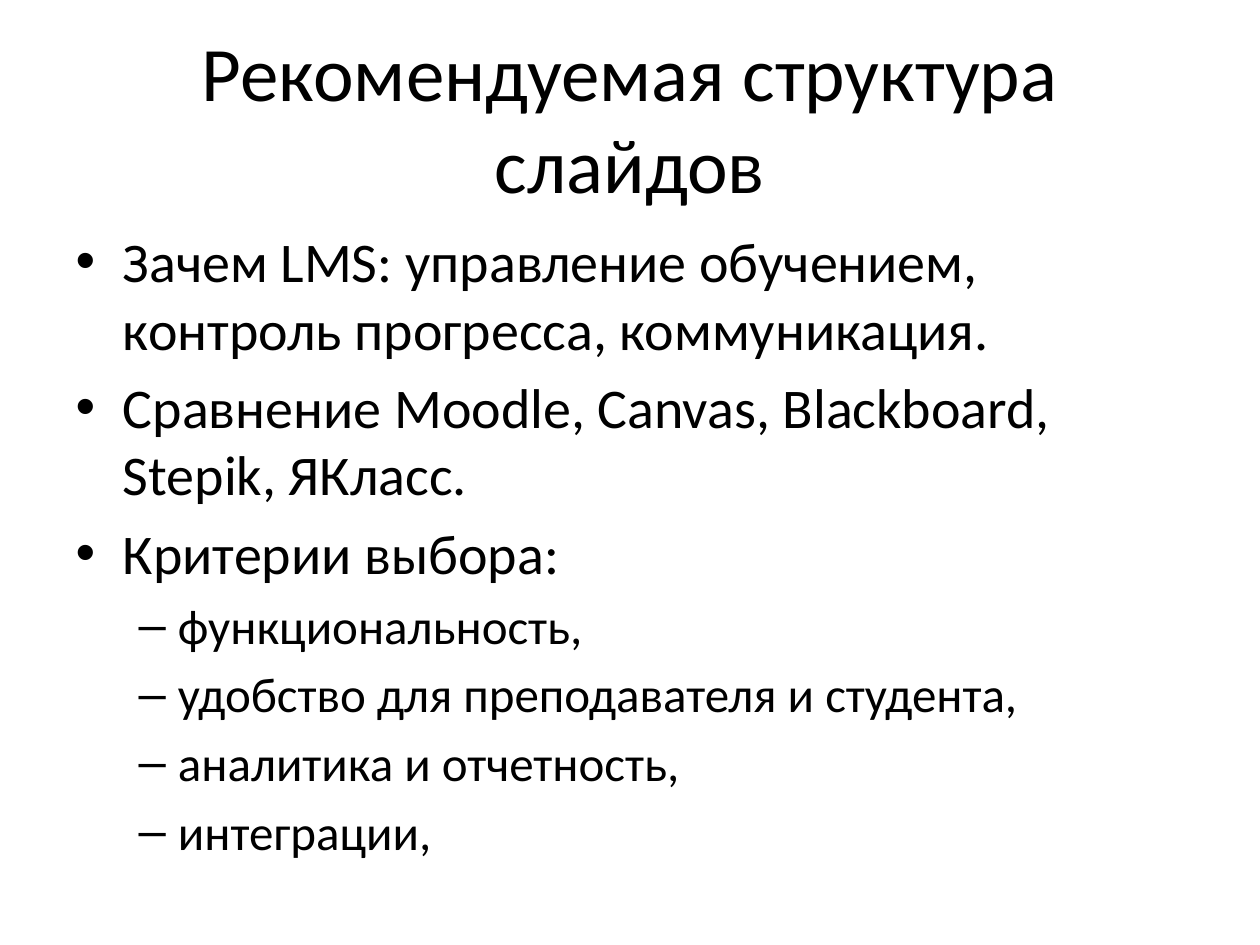
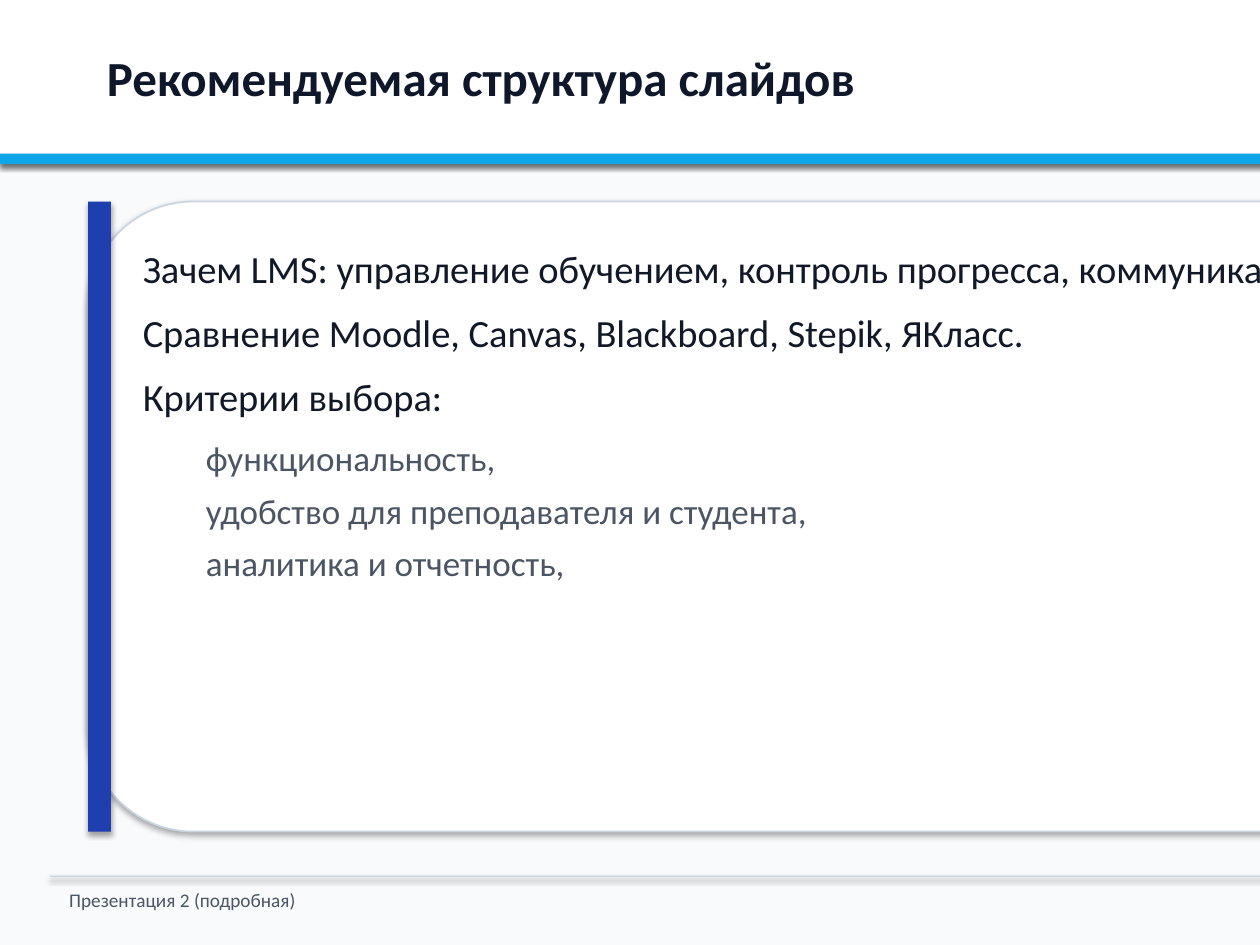
Before and after one commit to NastyaKL95/lms, a slide deck: slide 13 of presentation-topic-2-detailed.pptx. Drawn at 1260x945 pixels with LibreOffice and Linux fonts; fonts in the diff are those of the drawing. Boxes give left, top, right and bottom in pixels: in the first picture for what was removed or moved away, otherwise in the second. Text is boxed around its words. In the diff, an @@ line names an element or a change of style, - is before the commit and + after.

```diff
--- a/presentation-topic-2-detailed.pptx
+++ b/presentation-topic-2-detailed.pptx
@@ background #FFFFFF to #F8FAFC @@
@@ rectangle added at box(0, 0, 1260, 164), fill #FFFFFF @@
@@ text "Рекомендуемая структура слайдов": place and size @@
-text "Рекомендуемая структура слайдов" at box(202, 51, 1058, 206)
+text "Рекомендуемая структура слайдов" at box(107, 62, 855, 104)
@@ text "Рекомендуемая структура слайдов" at box(107, 62, 855, 104): size 44 to 28 pt, text colour #000000 to #0F172A, bold on; alignment centre to left; vertical alignment middle to top @@
@@ rectangle added at box(0, 154, 1260, 164), fill #0EA5E9 @@
@@ rounded rectangle added at box(88, 202, 1260, 832), fill #FFFFFF, outline #CBD5E1 1 pt @@
@@ rectangle added at box(88, 202, 111, 832), fill #1E40AF @@
@@ text "Зачем LMS: управление обучением, контроль ...": place and size @@
-text "Зачем LMS: управление обучением, контроль ..." at box(123, 244, 1050, 858)
+text "Зачем LMS: управление обучением, контроль ..." at box(143, 257, 1070, 580)
@@ text "Зачем LMS: управление обучением, контроль ..." at box(143, 257, 1070, 580): size 32 to 22 pt, text colour #000000 to #111827 in "Зачем LMS: управление обучением, контроль прогресса, коммуни ...", "Сравнение Moodle, Canvas, Blackboard, Stepik, ЯКласс.", "Критерии выбора:"; size 28 to 20 pt, text colour #000000 to #4B5563 in "функциональность,", "удобство для преподавателя и студента,", "аналитика и отчетность,"; bullet • to none; more space between paragraphs; bullet – to none @@
@@ text at box(178, 826, 431, 858): paragraph removed @@
-  – интеграции,
@@ rectangle added at box(50, 876, 1260, 877), fill #CBD5E1 @@
@@ text added at box(69, 893, 295, 910), 11 pt, text #4B5563 @@
+Презентация 2 (подробная)
```
Also in this commit, not shown: 26 other slides changed, 1 slide added, 1 slide removed, 2 other files.
